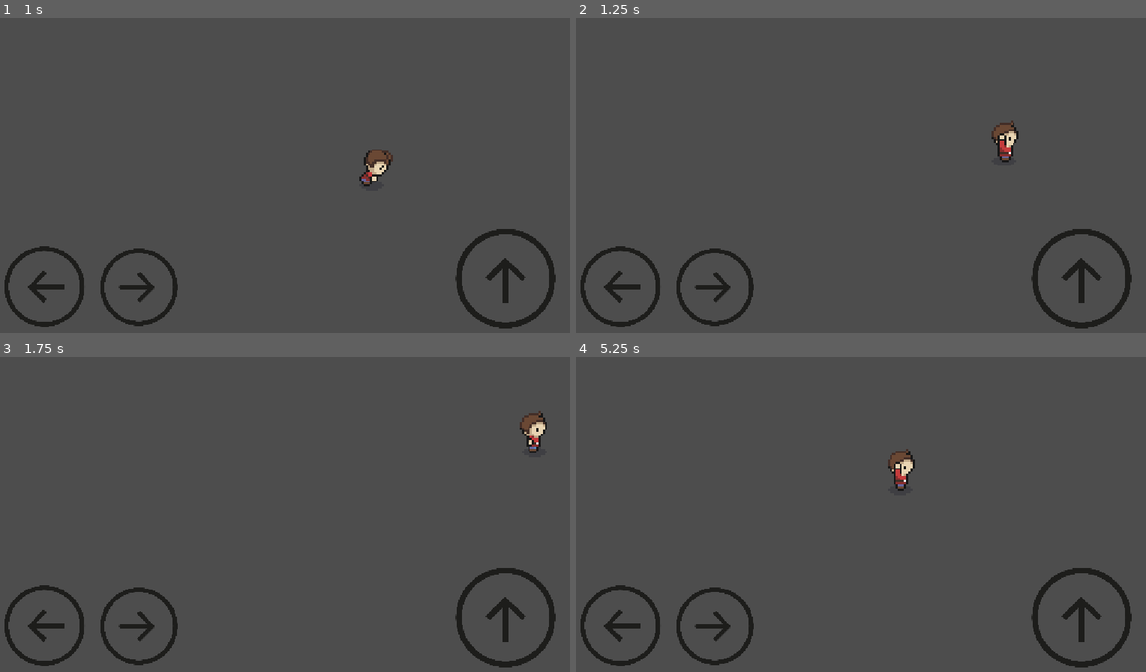
Above: before the commit, frames 1-4 (two rows, left to right).
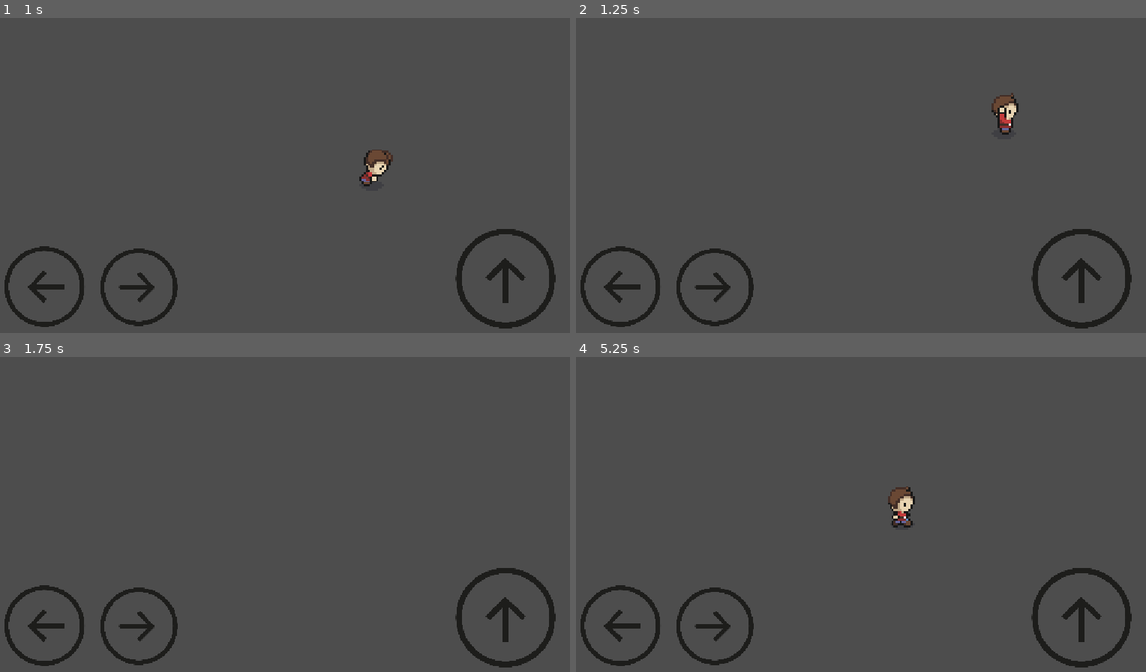
Above: after the commit, the same moments.

Repository: Tad-Min/Troll_Demo_Project-Godot-
Game: Godot game, scene res://scenes/game.tscn
Same seed, same stepped clock (60 frames per second), same inputs: the game is played once before the commit and once after it. This scene is started directly instead of the project's main scene.
Inputs:
- Up to frame 1 (1 s): hold D (move_right) from 0.53 s (still down); tap Space (jump) at 0.77 s
- Up to frame 2 (1.25 s): keep holding D (move_right)
- Up to frame 3 (1.75 s): keep holding D (move_right); tap Space (jump) at 1.52 s
- Up to frame 4 (5.25 s): release D (move_right) at 2.03 s; hold A (move_left) 2.03-4.28 s; tap Space (jump) at 3.02, 3.77, 4.52 s; hold D (move_right) from 4.28 s (still down)

Frame 1 is identical in both runs. In frame 2, 0.7% of the frame differs, in the area x 72-78%, y 23-46%; in frame 3, 0.4%; in frame 4, 0.9%, in the area x 54-60%, y 29-55%.

Commit message:
player.gd
jump_velocity: -400

Diff:
--- a/scripts/player.gd
+++ b/scripts/player.gd
@@ -2,7 +2,7 @@
 
 
 const SPEED = 100.0
-const JUMP_VELOCITY = -200.0
+const JUMP_VELOCITY = -400.0
 const GRAVITY : int = 4200
 var last_direction = 0
 var lr_anim : bool = true
Not shown, added: scenes/Level/Lv1.tscn15015291865.tmp
Not shown, added: scenes/Level/Lv1.tscn15022030934.tmp
Not shown, added: scenes/Level/Lv1.tscn15035076788.tmp
